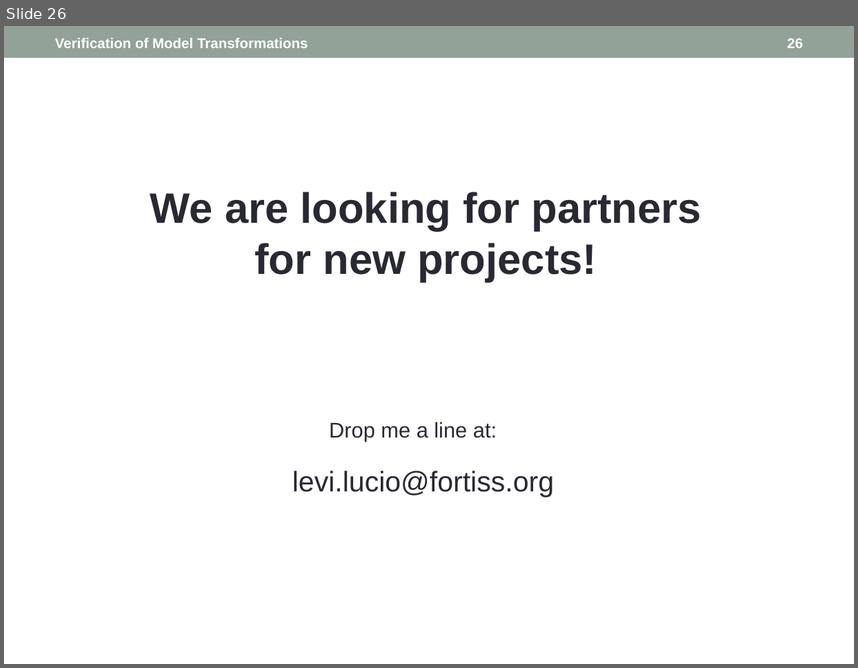
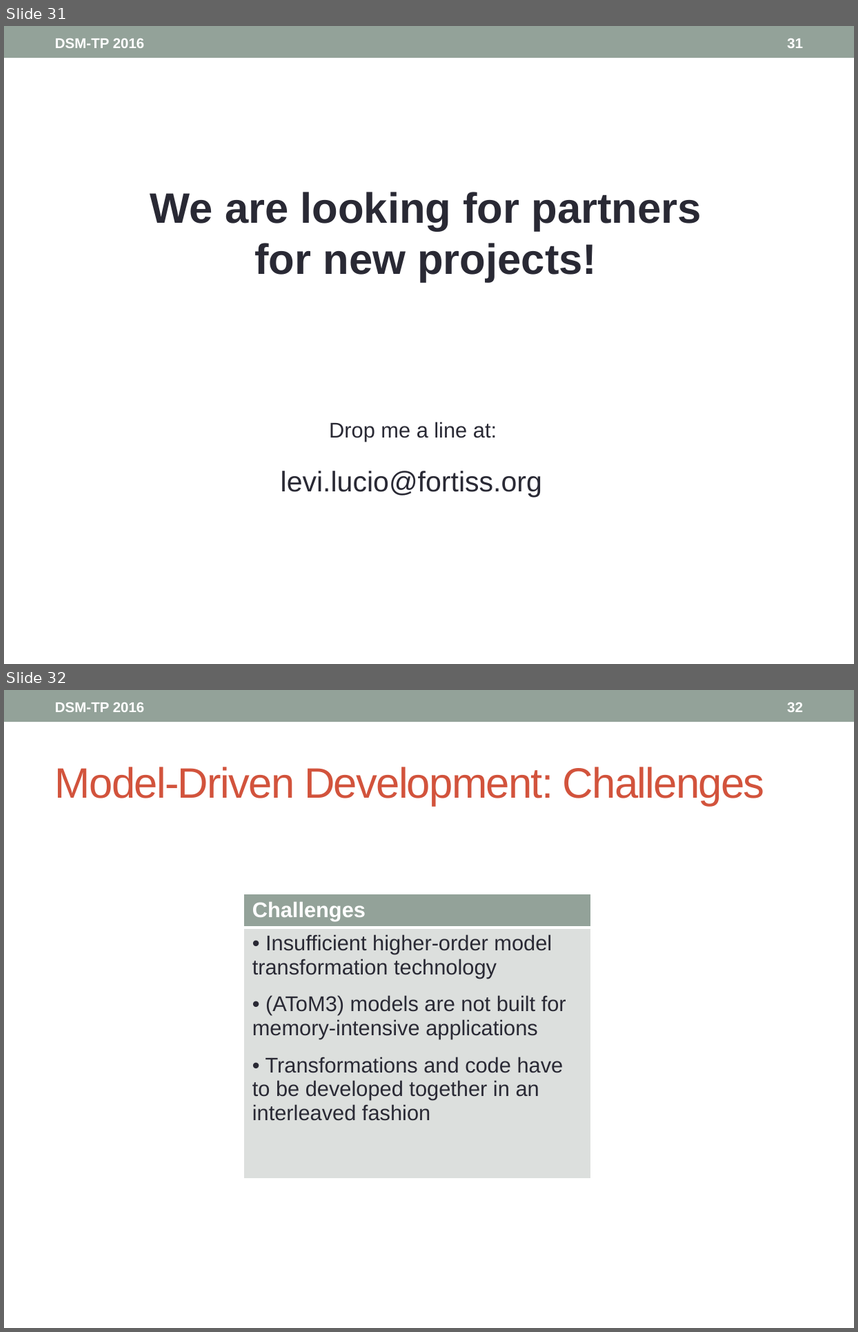
Before and after one commit to levilucio/SyVOLTDocuments, a slide deck: presentations/DSM-TP_2016.pptx. Shown one above the other, each under a label of ours: slide 26 before the commit, slides 31 and 32 after it. The pictures are 858x668 and 858x1332 pixels, drawn with LibreOffice and Linux fonts; fonts in the diff are those of the drawing. Boxes give left, top, right and bottom in pixels: in the first picture for what was removed or moved away, otherwise in the second. Text is boxed around its words. In the diff, an @@ line names an element or a change of style, - is before the commit and + after.

```diff
--- a/presentations/DSM-TP_2016.pptx
+++ b/presentations/DSM-TP_2016.pptx
@@ slide 32 added at <box>4,690,854,1328</box>, background #FFFFFF; not listed: 3 template elements that a slide beside it also shows @@
@@ page number added at <box>787,702,803,712</box>, 12 pt, text #FFFFFF, bold @@
+32
@@ title added at <box>55,767,765,806</box>, 36 pt, text #D2533C @@
+Model-Driven Development: Challenges
@@ table added at <box>243,894,590,1179</box>, 2 rows, 1 columns @@
+Challenges
+Insufficient higher-order model transformation technology / (AToM3) models are not built for memory-intensive applications / Transformations and code have to be developed together in an interleaved fashion
@@ what was slide 26 is now slide 31 @@
@@ slide 31 changed as well @@
@@ text at <box>55,38,145,48</box>: text changed @@
-Verification of Model Transformations
+DSM-TP 2016
@@ page number at <box>787,38,803,48</box>: text changed @@
-26
+31
@@ text "levi.lucio@fortiss.org": place and size @@
-text "levi.lucio@fortiss.org" at <box>292,470,554,497</box>
+text "levi.lucio@fortiss.org" at <box>281,470,542,497</box>
```
Also in this commit, not shown: 25 other slides changed, 7 other slides added.
